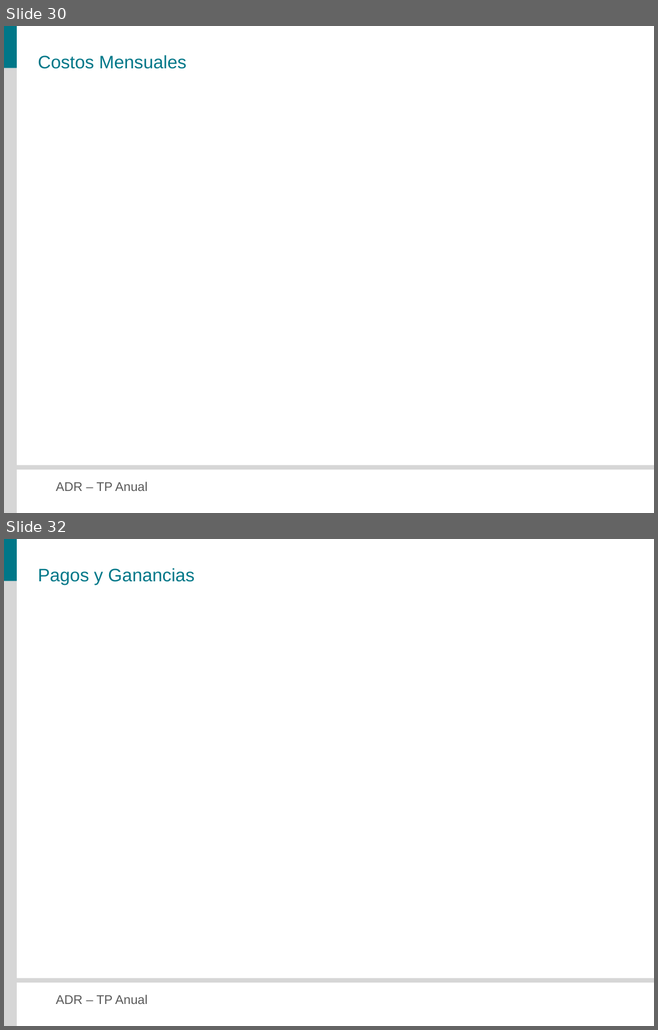
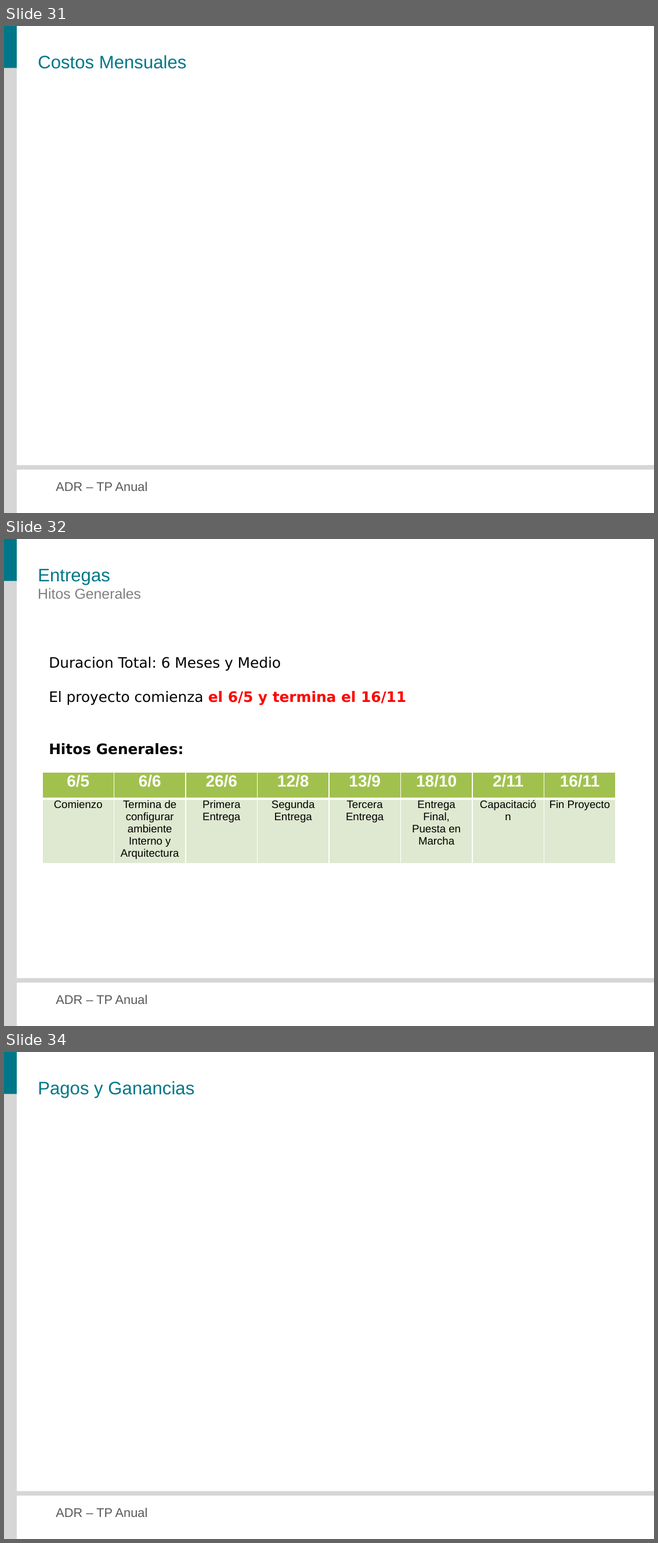
Before and after one commit to veritoreinoso/adr-2010, a slide deck: Presentacion.pptx. Shown one above the other, each under a label of ours: slides 30 and 32 before the commit, slides 31, 32 and 34 after it; the slides between them are not shown. The pictures are 658x1030 and 658x1543 pixels, drawn with LibreOffice and Linux fonts; fonts in the diff are those of the drawing. Boxes give left, top, right and bottom in pixels: in the first picture for what was removed or moved away, otherwise in the second. Text is boxed around its words. In the diff, an @@ line names an element or a change of style, - is before the commit and + after.

```diff
--- a/Presentacion.pptx
+++ b/Presentacion.pptx
@@ slide 32 added at [4,539,654,1026], background #FFFFFF; not listed: 4 template elements that a slide beside it also shows @@
@@ title added at [38,569,110,585], 20 pt, text #007788 @@
+Entregas
@@ text added at [38,588,141,599], 16 pt, text #808080 @@
+Hitos Generales
@@ text added at [49,657,406,755], 16 pt, text #000000 @@
+Duracion Total: 6 Meses y Medio
+El proyecto comienza el 6/5 y termina el 16/11
+Hitos Generales:
@@ table added at [42,772,614,864], 2 rows, 8 columns @@
+6/5 | 6/6 | 26/6 | 12/8 | 13/9 | 18/10 | 2/11 | 16/11
+Comienzo | Termina de configurar ambiente Interno y Arquitectura | Primera Entrega | Segunda Entrega | Tercera Entrega | Entrega Final, Puesta en Marcha | Capacitación | Fin Proyecto
@@ what was slide 30 is now slide 31 @@
@@ what was slide 32 is now slide 34 @@
```
Also in this commit, not shown: 10 slides changed, 2 other slides added, 1 slide removed.
